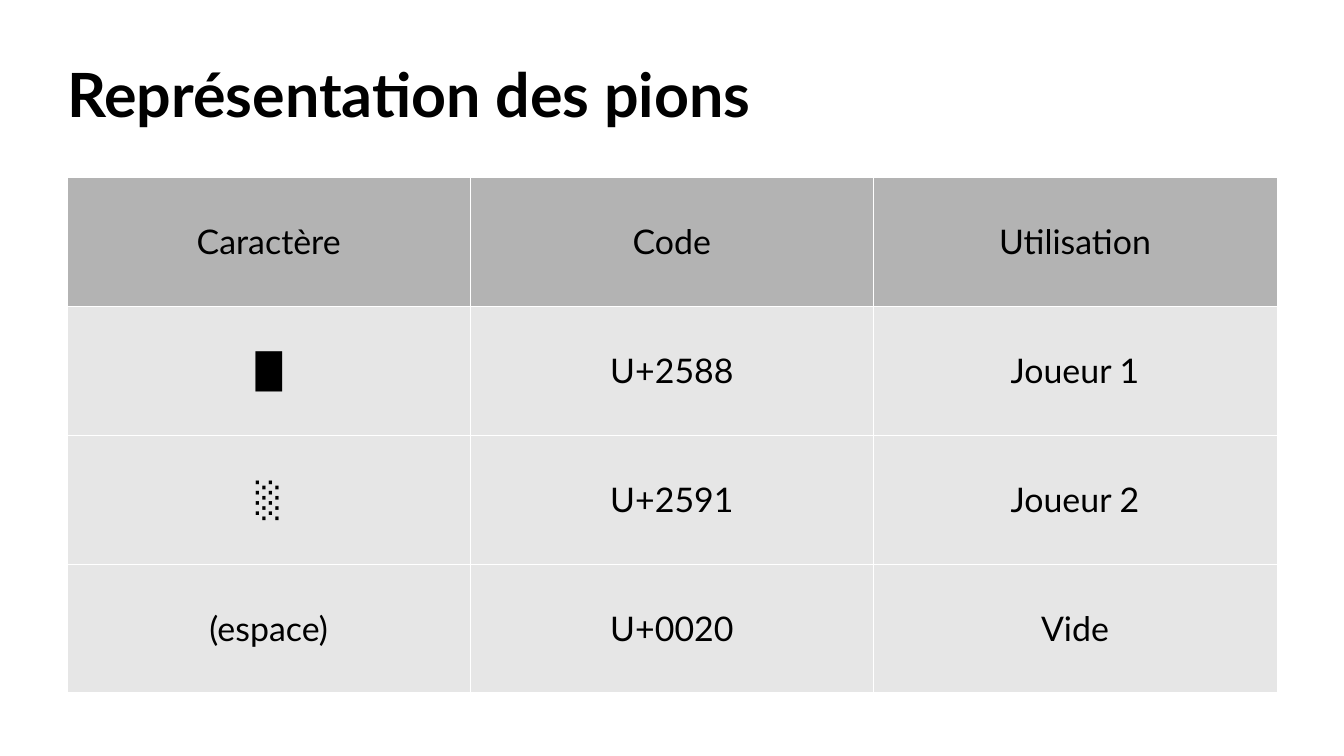
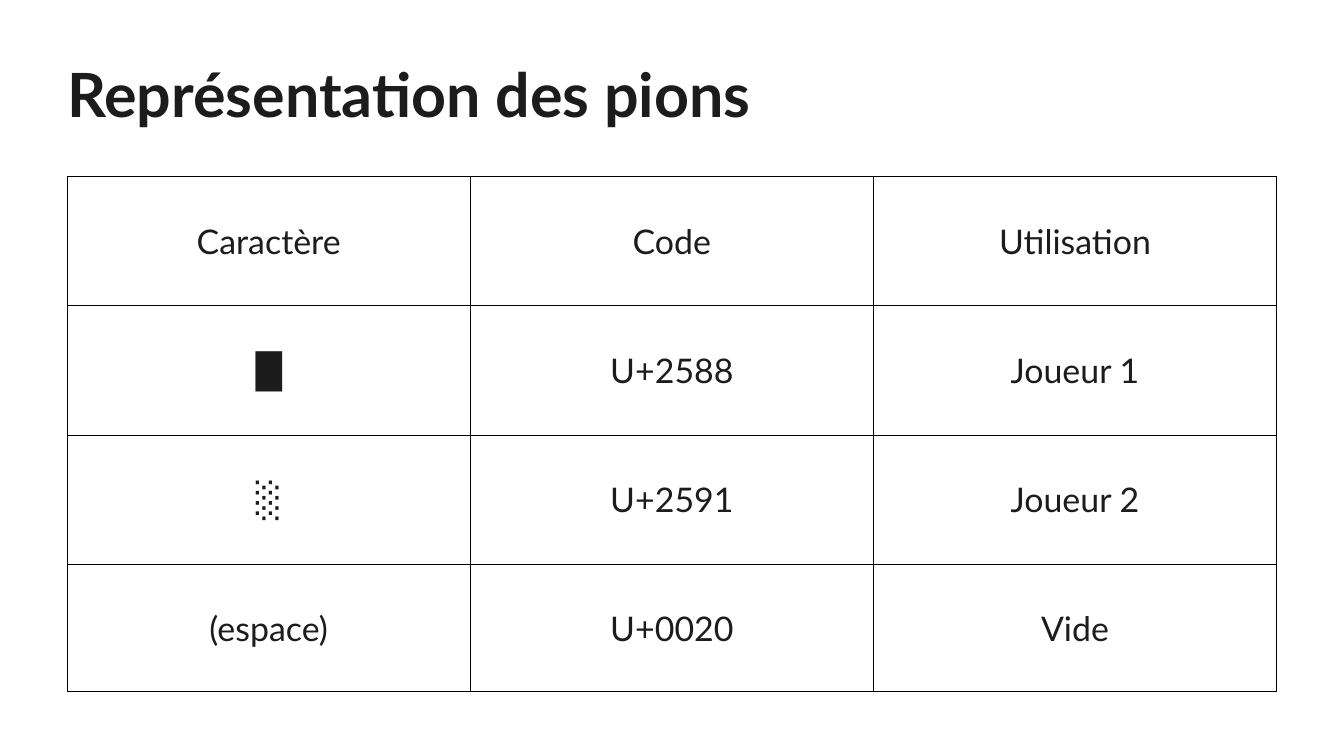
Before and after one commit to 5cover/Puissance-4, a slide deck: slide 13 of diapo.odp (slide 12 before the commit). Drawn at 1344x756 pixels with LibreOffice and Linux fonts; fonts in the diff are those of the drawing. Boxes give left, top, right and bottom in pixels: in the first picture for what was removed or moved away, otherwise in the second. Text is boxed around its words. In the diff, an @@ line names an element or a change of style, - is before the commit and + after.

```diff
--- a/diapo.odp
+++ b/diapo.odp
@@ title "Représentation des pions" at box(67, 71, 750, 128): text colour #000000 to #1C1C1C @@
@@ table at box(67, 177, 1278, 692) @@
@@ fill #B3B3B3 to none in row 1 @@
@@ fill #E6E6E6 to none in 9 cells @@
@@ text colour #000000 to #1C1C1C @@
@@ borders changed @@
```
Also in this commit, not shown: 10 other slides changed, 4 slides added, 3 slides removed, 6 other files.
